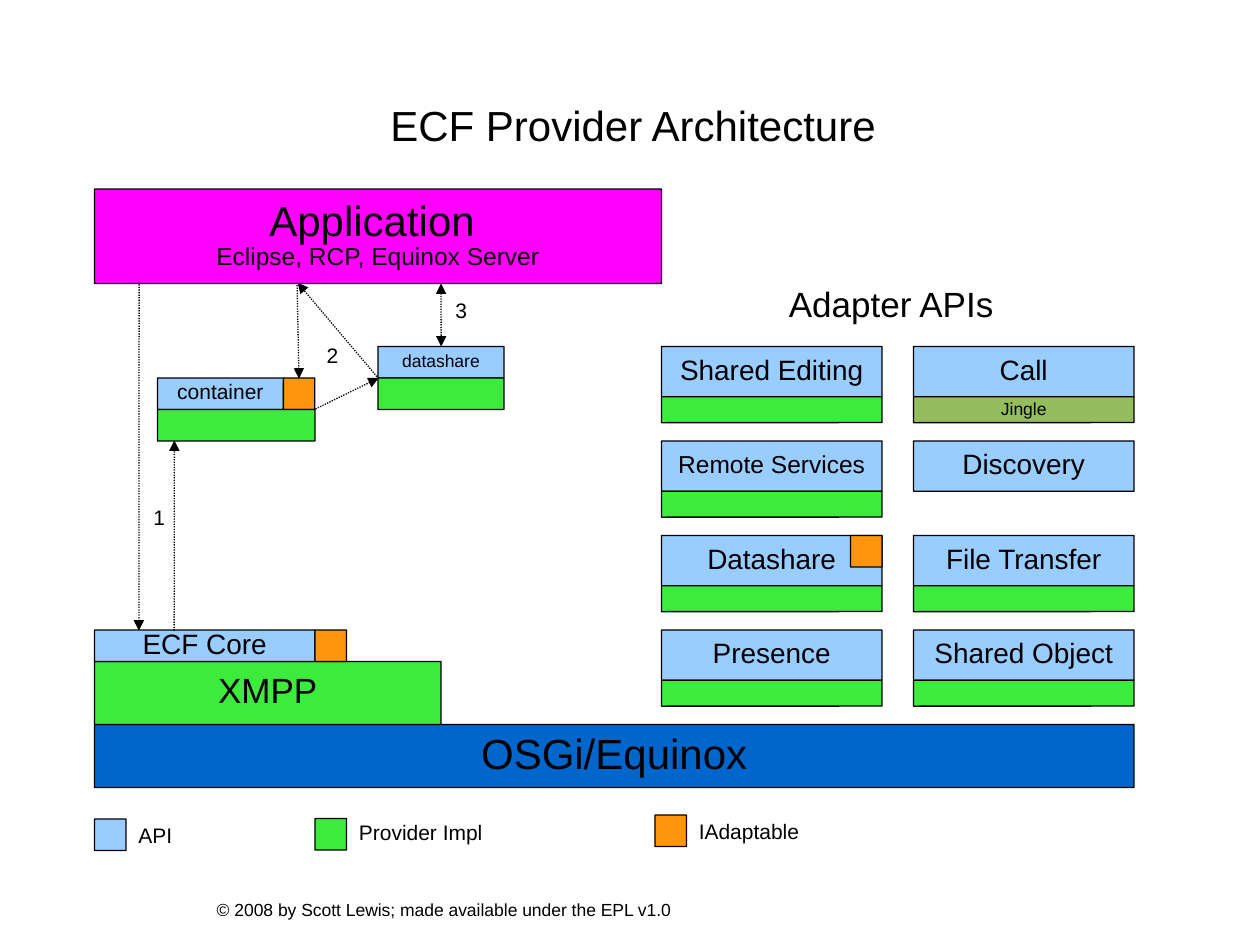
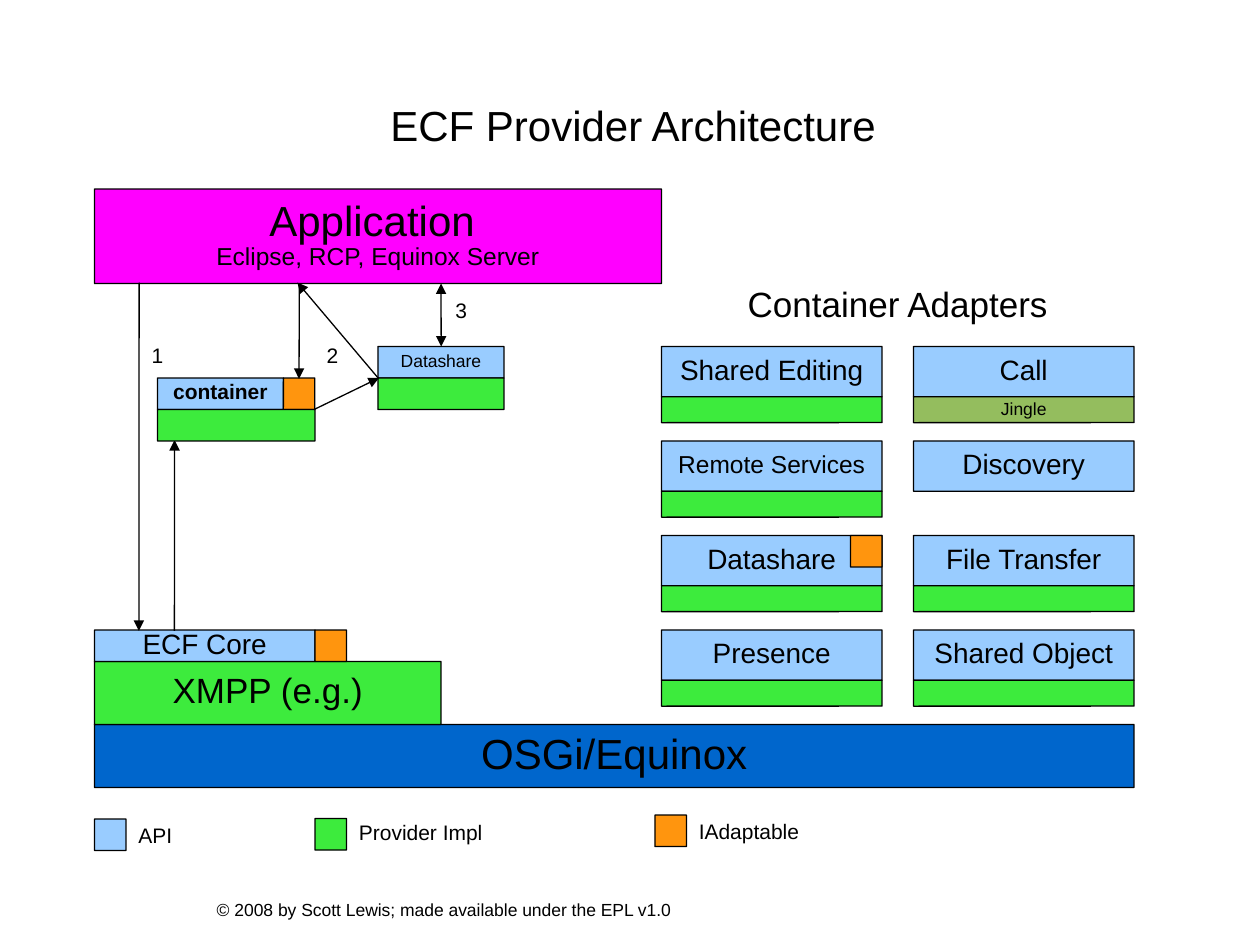
Before and after one commit to eclipse/ecf-website, a slide deck: slide 11 of presentations/eclipsecon2008/longtalk134/ecf_eclipsecon2008_134_DRAFT.ppt (slide 12 before the commit). Drawn at 1260x945 pixels with LibreOffice and Linux fonts; fonts in the diff are those of the drawing; background and template pictures are left out. Boxes give left, top, right and bottom in pixels: in the first picture for what was removed or moved away, otherwise in the second. Text is boxed around its words. In the diff, an @@ line names an element or a change of style, - is before the commit and + after.

```diff
--- a/presentations/eclipsecon2008/longtalk134/ecf_eclipsecon2008_134_DRAFT.ppt
+++ b/presentations/eclipsecon2008/longtalk134/ecf_eclipsecon2008_134_DRAFT.ppt
@@ arrow (139, 631) - (139, 282): stroke #000000 0.74 pt dashed to #000000 0.74 pt @@
@@ arrow (379, 379) - (297, 282): stroke #000000 0.74 pt dashed to #000000 0.74 pt @@
@@ arrow (299, 379) - (300, 284): stroke #000000 0.74 pt dashed to #000000 0.74 pt @@
@@ double arrow (441, 284) - (441, 346): stroke #000000 0.74 pt dashed to #000000 0.74 pt @@
@@ text added at <box>748,291,1047,324</box>, 20 pt, text #000000 @@
+Container Adapters
@@ text removed at <box>789,291,993,324</box> @@
-Adapter APIs
@@ text "1": place and size @@
-text "1" at <box>153,510,165,525</box>
+text "1" at <box>152,348,164,363</box>
@@ text in rounded rectangle at <box>401,354,481,367</box>: text changed @@
-datashare
+Datashare
@@ rounded rectangle "container" at <box>158,378,284,410</box>: bold on @@
@@ arrow (379, 378) - (314, 410): stroke #000000 0.74 pt dashed to #000000 0.74 pt @@
@@ arrow (174, 631) - (175, 440): stroke #000000 0.74 pt dashed to #000000 0.74 pt @@
@@ text in rounded rectangle at <box>173,677,363,710</box>: text changed @@
-XMPP
+XMPP (e.g.)
```
Also in this commit, not shown: 18 other slides changed, 1 slide removed, 2 other files.
